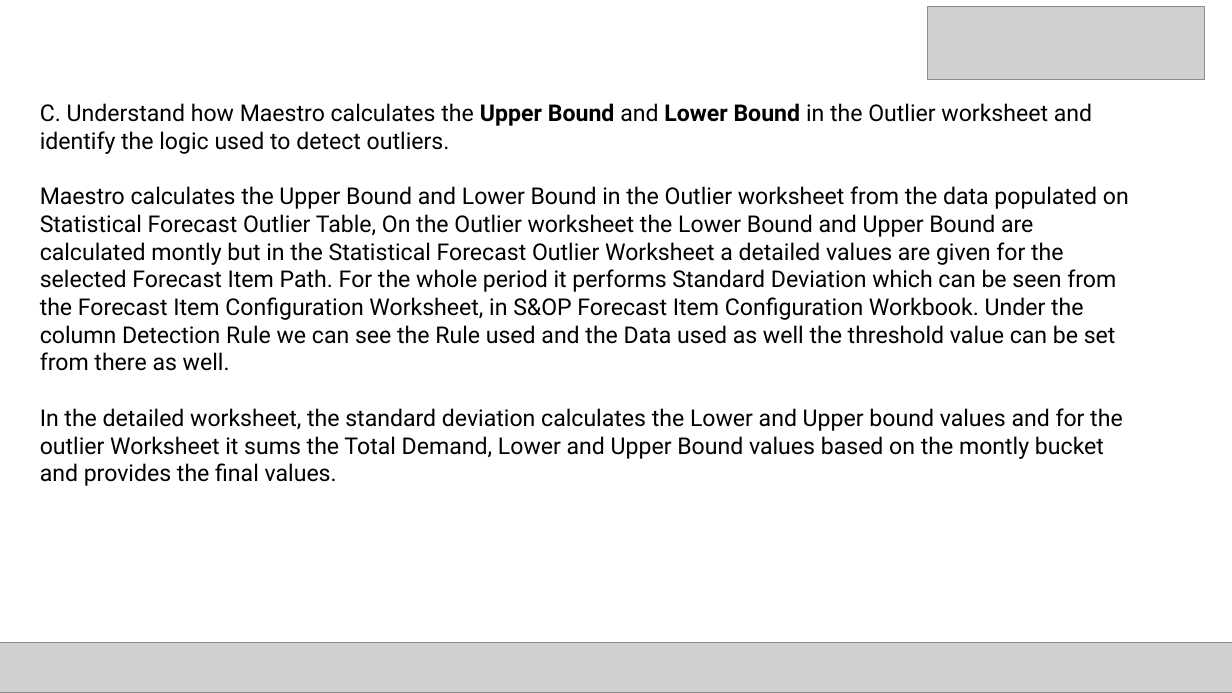
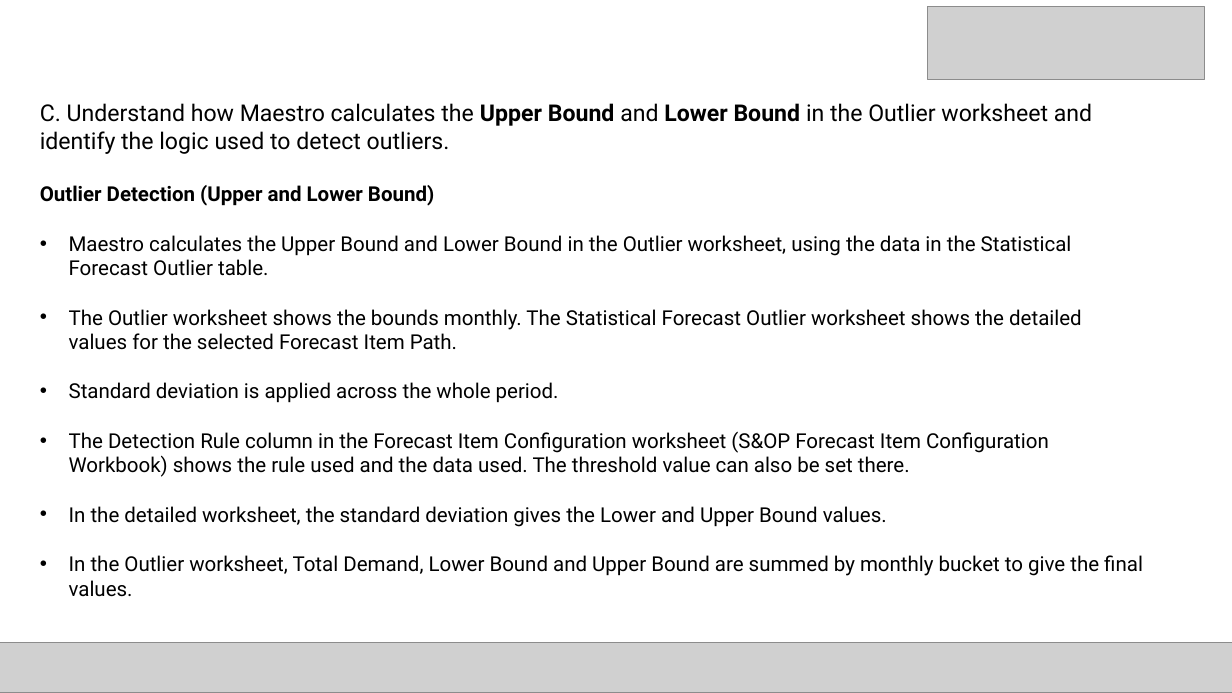
Before and after one commit to anushkundu/AI-business-report-generator, a slide deck: slide 17 of DP1 (2).pptx (slide 15 before the commit). Drawn at 1232x693 pixels with LibreOffice and Linux fonts; fonts in the diff are those of the drawing; grey boxes stand for pictures. Boxes give left, top, right and bottom in pixels: in the first picture for what was removed or moved away, otherwise in the second. Text is boxed around its words. In the diff, an @@ line names an element or a change of style, - is before the commit and + after.

```diff
--- a/DP1 (2).pptx
+++ b/DP1 (2).pptx
@@ text at <box>40,185,1143,597</box>: text changed; size 18 to 16 pt @@
-Maestro calculates the Upper Bound and Lower Bound in the Outlier worksheet from the data populated on Statistical Forecast Outlier Table, On the Outlier worksheet the Lower Bound and Upper Bound are calculated montly but in the Statistical Forecast Outlier Worksheet a detailed values are given for the selected Forecast Item Path. For the whole period it performs Standard Deviation which can be seen from the Forecast Item Configuration Worksheet, in S&OP Forecast Item Configuration Workbook. Under the column Detection Rule we can see the Rule used and the Data used as well the threshold value can be set from there as well.
-In the detailed worksheet, the standard deviation calculates the Lower and Upper bound values and for the outlier Worksheet it sums the Total Demand, Lower and Upper Bound values based on the montly bucket and provides the final values.
+Outlier Detection (Upper and Lower Bound)
+• Maestro calculates the Upper Bound and Lower Bound in the Outlier worksheet, using the data in the Statistical Forecast Outlier table.
+• The Outlier worksheet shows the bounds monthly. The Statistical Forecast Outlier worksheet shows the detailed values for the selected Forecast Item Path.
+• Standard deviation is applied across the whole period.
+• The Detection Rule column in the Forecast Item Configuration worksheet (S&OP Forecast Item Configuration Workbook) shows the rule used and the data used. The threshold value can also be set there.
+• In the detailed worksheet, the standard deviation gives the Lower and Upper Bound values.
+• In the Outlier worksheet, Total Demand, Lower Bound and Upper Bound are summed by monthly bucket to give the final values.
```
Also in this commit, not shown: 28 other slides changed, 10 slides added, 3 slides removed.
